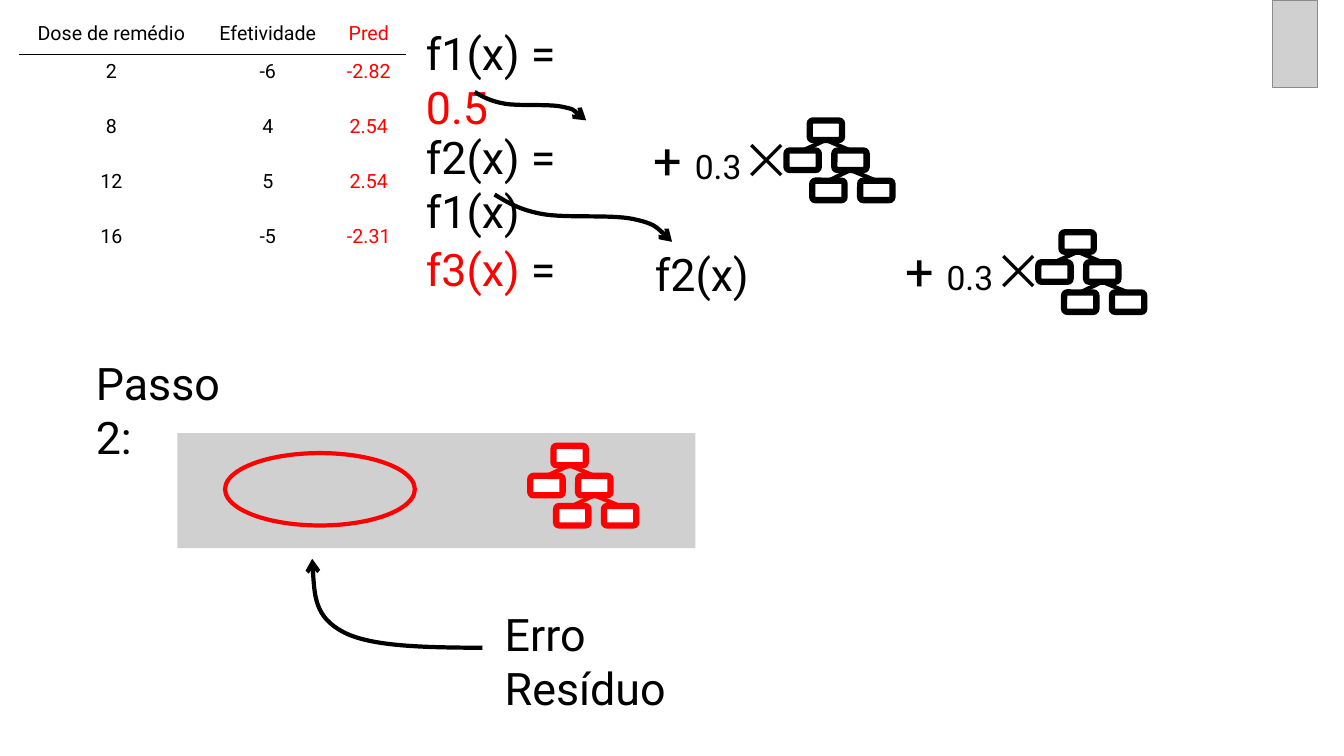
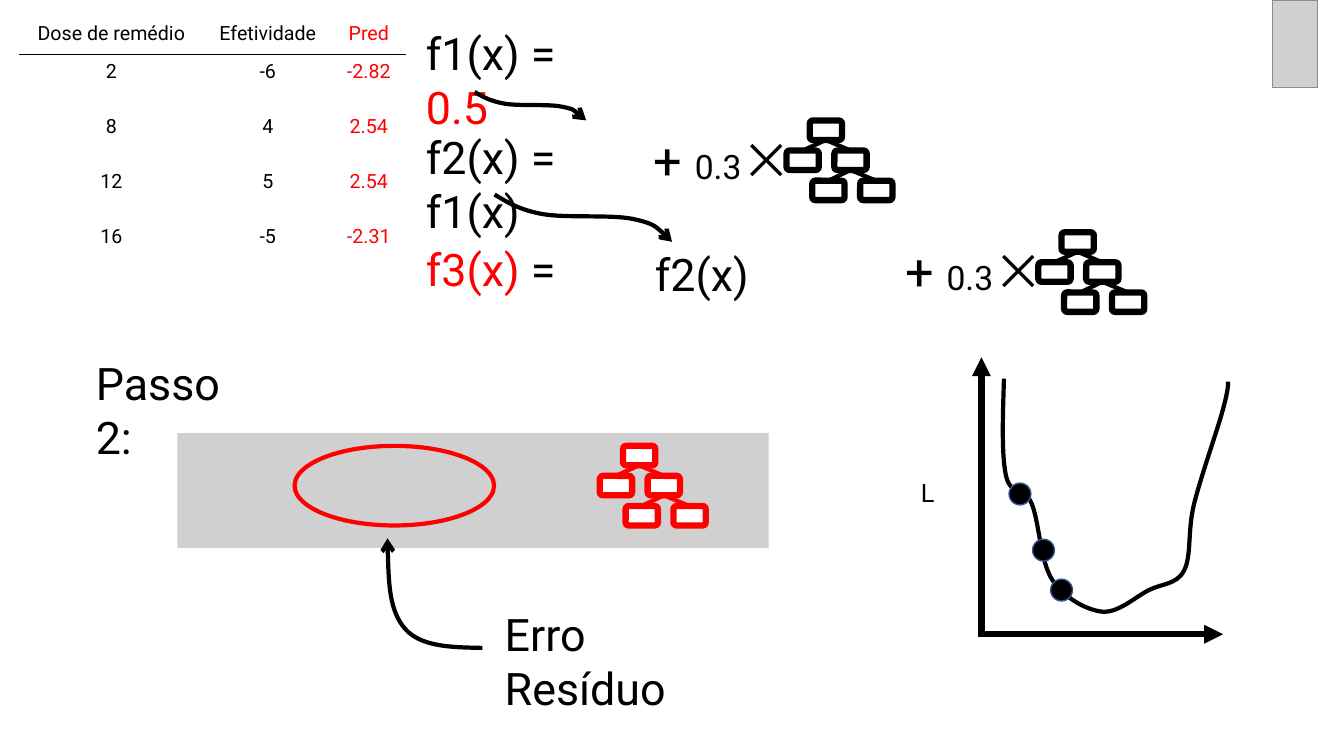
Before and after one commit to curso-r/202005-xgboost, a slide deck: slide 29 of slides/slides_xgb_teoria_e_passo_a_passo.pptx. Drawn at 1344x756 pixels with LibreOffice and Linux fonts; fonts in the diff are those of the drawing; grey boxes stand for pictures. Boxes give left, top, right and bottom in pixels: in the first picture for what was removed or moved away, otherwise in the second. Text is boxed around its words. In the diff, an @@ line names an element or a change of style, - is before the commit and + after.

```diff
--- a/slides/slides_xgb_teoria_e_passo_a_passo.pptx
+++ b/slides/slides_xgb_teoria_e_passo_a_passo.pptx
@@ arrow added from (982, 637) to (982, 357), #000000 4.5 pt @@
@@ freeform shape added at (1003,379,1229,612), outline #000000 3 pt @@
@@ picture: place and size @@
-picture at (177,434,696,548)
+picture at (177,434,769,548)
@@ ellipse: place and size @@
-ellipse at (225,454,414,526)
+ellipse at (294,446,494,525)
@@ rounded rectangle: place and size @@
-rounded rectangle at (554,446,586,465)
+rounded rectangle at (623,446,655,465)
@@ rounded rectangle: place and size @@
-rounded rectangle at (579,476,611,495)
+rounded rectangle at (600,476,632,495)
@@ line moved from (595, 476) - (570, 466) to (616, 476) - (639, 466) @@
@@ line moved from (546, 476) - (570, 466) to (664, 476) - (639, 466) @@
@@ rounded rectangle: place and size @@
-rounded rectangle at (530,476,563,495)
+rounded rectangle at (648,476,681,495)
@@ rounded rectangle: place and size @@
-rounded rectangle at (604,506,636,525)
+rounded rectangle at (626,506,658,525)
@@ line moved from (620, 506) - (595, 495) to (642, 506) - (664, 495) @@
@@ line moved from (573, 506) - (595, 495) to (690, 506) - (664, 495) @@
@@ rounded rectangle: place and size @@
-rounded rectangle at (557,506,589,525)
+rounded rectangle at (674,506,706,525)
@@ text added at (921,484,935,502), 18 pt, text #000000 @@
+L
@@ ellipse added at (1009,483,1031,505), fill #000000, outline #325491 1 pt @@
@@ freeform shape: place and size @@
-freeform shape at (313,559,483,647)
+freeform shape at (387,538,482,648)
@@ ellipse added at (1032,539,1055,562), fill #000000, outline #325491 1 pt @@
@@ ellipse added at (1051,580,1073,602), fill #000000, outline #325491 1 pt @@
@@ arrow added from (982, 634) to (1223, 634), #000000 4.5 pt @@
```
Also in this commit, not shown: 17 other slides changed, 1 other file.
